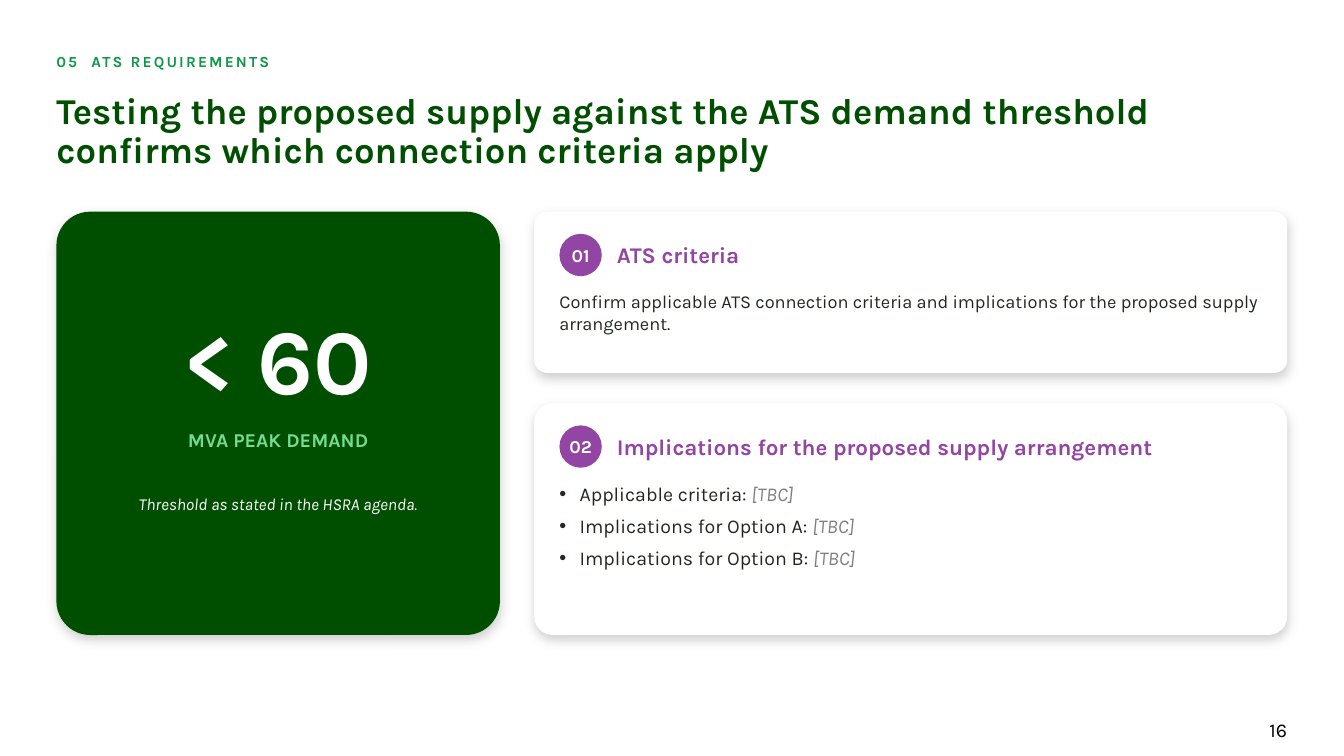
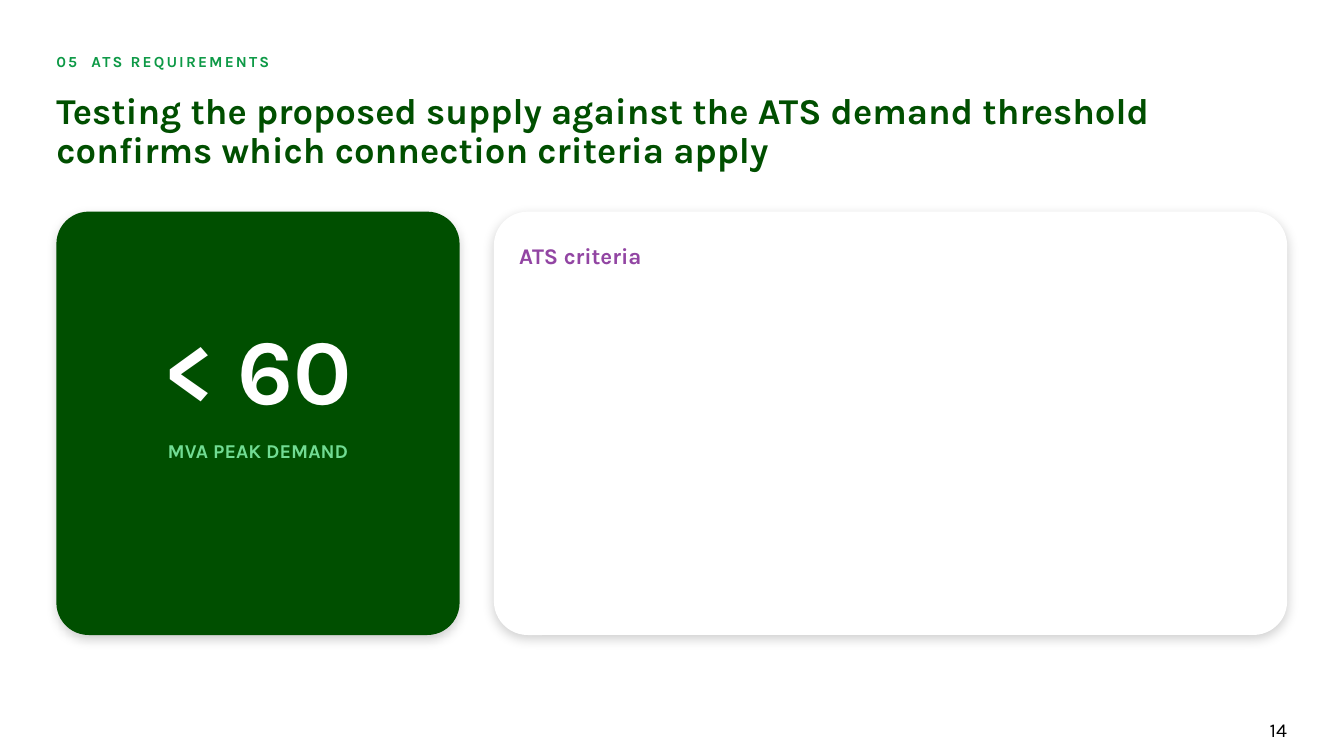
Before and after one commit to alyciawolf02/claude, a slide deck: slide 14 of deliverables/GoFar_Power_and_Grid_Connection_2_Workshop_Structure.pptx (slide 16 before the commit). Drawn at 1344x756 pixels with LibreOffice and Linux fonts; fonts in the diff are those of the drawing; background and template pictures are left out. Boxes give left, top, right and bottom in pixels: in the first picture for what was removed or moved away, otherwise in the second. Text is boxed around its words. In the diff, an @@ line names an element or a change of style, - is before the commit and + after.

```diff
--- a/deliverables/GoFar_Power_and_Grid_Connection_2_Workshop_Structure.pptx
+++ b/deliverables/GoFar_Power_and_Grid_Connection_2_Workshop_Structure.pptx
@@ rounded rectangle: place and size @@
-rounded rectangle at <box>56,212,500,635</box>
+rounded rectangle at <box>56,212,460,635</box>
@@ rounded rectangle: place and size @@
-rounded rectangle at <box>534,403,1288,635</box>
+rounded rectangle at <box>494,212,1288,635</box>
@@ text "ATS criteria": place and size @@
-text "ATS criteria" at <box>617,247,740,264</box>
+text "ATS criteria" at <box>519,248,642,265</box>
@@ rounded rectangle removed at <box>534,212,1288,373</box> @@
@@ ellipse removed at <box>560,234,602,276</box> @@
-01
@@ text removed at <box>559,295,1257,335</box> @@
-Confirm applicable ATS connection criteria and implications for the proposed supply arrangement.
@@ text "< 60": place and size @@
-text "< 60" at <box>257,333,371,396</box>
+text "< 60" at <box>237,343,351,406</box>
@@ text "MVA PEAK DEMAND": place and size @@
-text "MVA PEAK DEMAND" at <box>188,434,368,447</box>
+text "MVA PEAK DEMAND" at <box>168,445,348,458</box>
@@ ellipse removed at <box>560,425,602,468</box> @@
-02
@@ text removed at <box>617,439,1152,461</box> @@
-Implications for the proposed supply arrangement
@@ text removed at <box>139,498,417,514</box> @@
-Threshold as stated in the HSRA agenda.
@@ text removed at <box>580,486,854,570</box> @@
-• Applicable criteria: [TBC]
-• Implications for Option A: [TBC]
-• Implications for Option B: [TBC]
@@ page number at <box>1270,724,1287,737</box>: text changed @@
-16
+14
```
Also in this commit, not shown: 11 other slides changed, 4 slides removed.
